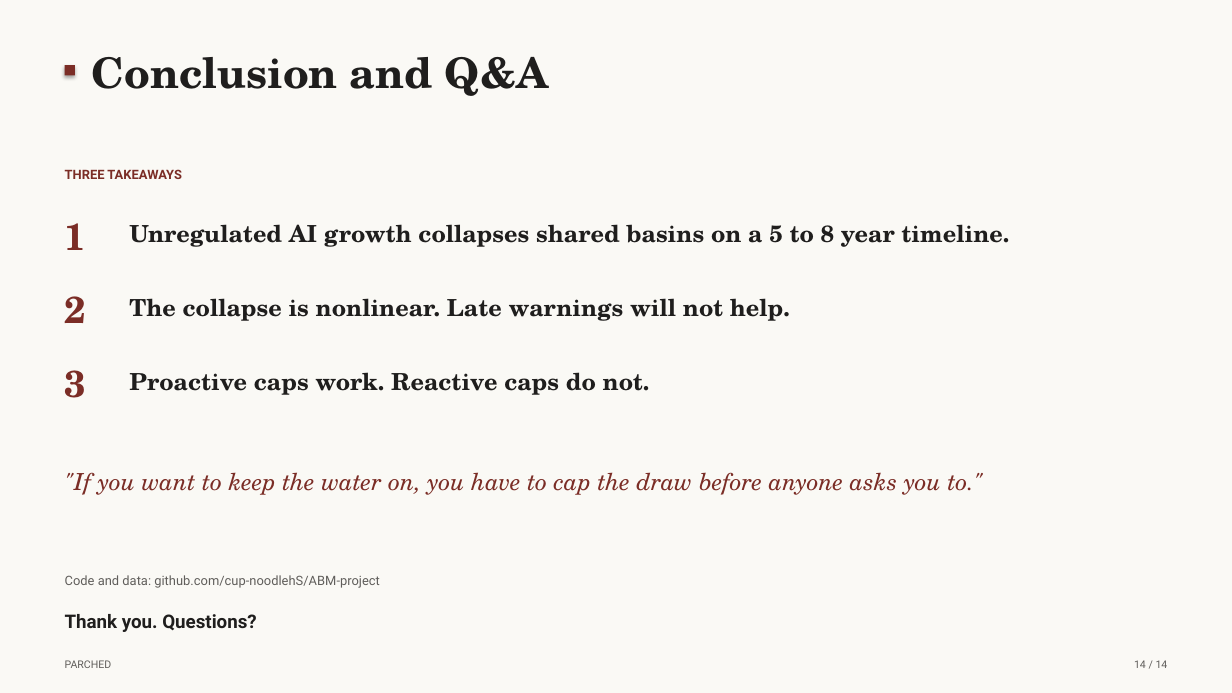
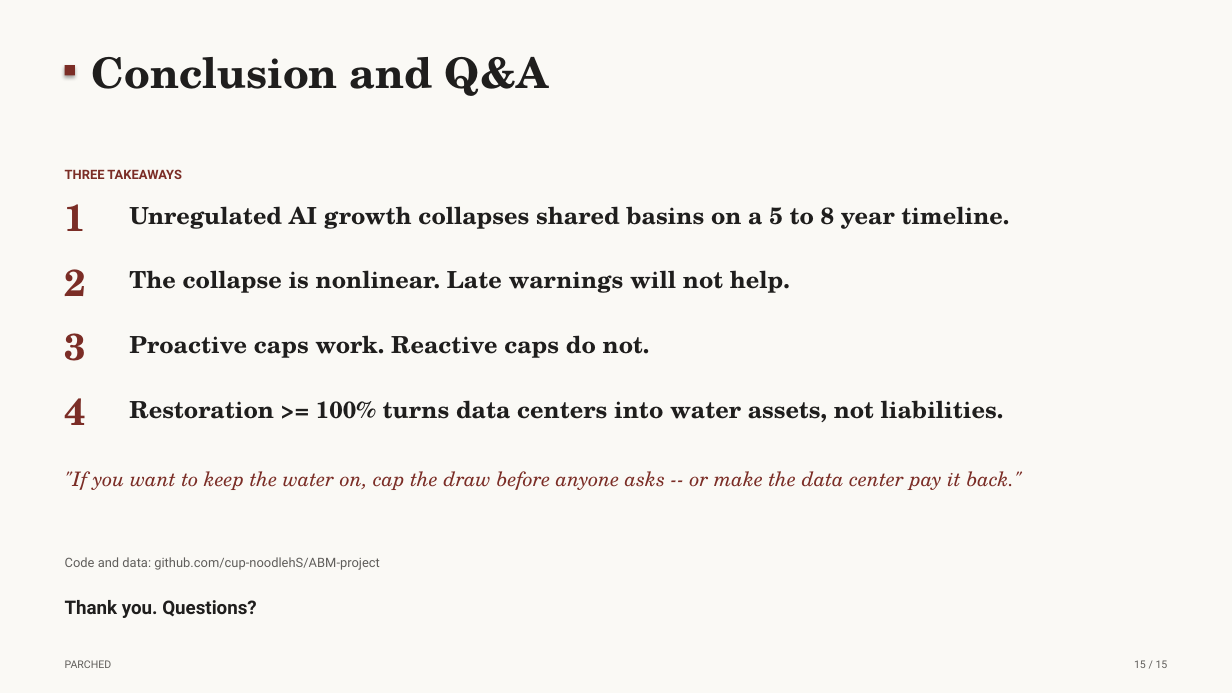
Before and after one commit to cup-noodlehS/ABM-project, a slide deck: slide 15 of presentation/PARCHED_final.pptx (slide 14 before the commit). Drawn at 1232x693 pixels with LibreOffice and Linux fonts; fonts in the diff are those of the drawing. Boxes give left, top, right and bottom in pixels: in the first picture for what was removed or moved away, otherwise in the second. Text is boxed around its words. In the diff, an @@ line names an element or a change of style, - is before the commit and + after.

```diff
--- a/presentation/PARCHED_final.pptx
+++ b/presentation/PARCHED_final.pptx
@@ text "2": place and size @@
-text "2" at (65, 296, 87, 323)
+text "2" at (65, 269, 87, 296)
@@ text "The collapse is nonlinear. Late ...": place and size @@
-text "The collapse is nonlinear. Late ..." at (129, 298, 790, 321)
+text "The collapse is nonlinear. Late ..." at (129, 270, 790, 293)
@@ text "3": place and size @@
-text "3" at (65, 370, 87, 398)
+text "3" at (65, 333, 87, 361)
@@ text "Proactive caps work. Reactive caps ...": place and size @@
-text "Proactive caps work. Reactive caps ..." at (129, 372, 650, 395)
+text "Proactive caps work. Reactive caps ..." at (129, 335, 650, 358)
@@ text added at (65, 398, 87, 425), 32 pt, text #7B2D26, bold @@
+4
@@ text added at (129, 400, 1004, 422), 20 pt, text #1F1E1D, bold @@
+Restoration >= 100% turns data centers into water assets, not liabilities.
@@ text at (65, 471, 1023, 490): text changed; size 20 to 17 pt @@
-"If you want to keep the water on, you have to cap the draw before anyone asks you to."
+"If you want to keep the water on, cap the draw before anyone asks -- or make the data center pay it back."
@@ 3 texts: place and size @@
-3 texts at (65, 223, 1009, 588)
+3 texts at (65, 204, 1009, 570)
@@ text "Thank you. Questions?": place and size @@
-text "Thank you. Questions?" at (65, 614, 256, 632)
+text "Thank you. Questions?" at (65, 600, 256, 618)
@@ text at (1134, 660, 1168, 668): text changed @@
-14 / 14
+15 / 15
```
Also in this commit, not shown: 13 other slides changed, 1 slide added, 1 other file.
